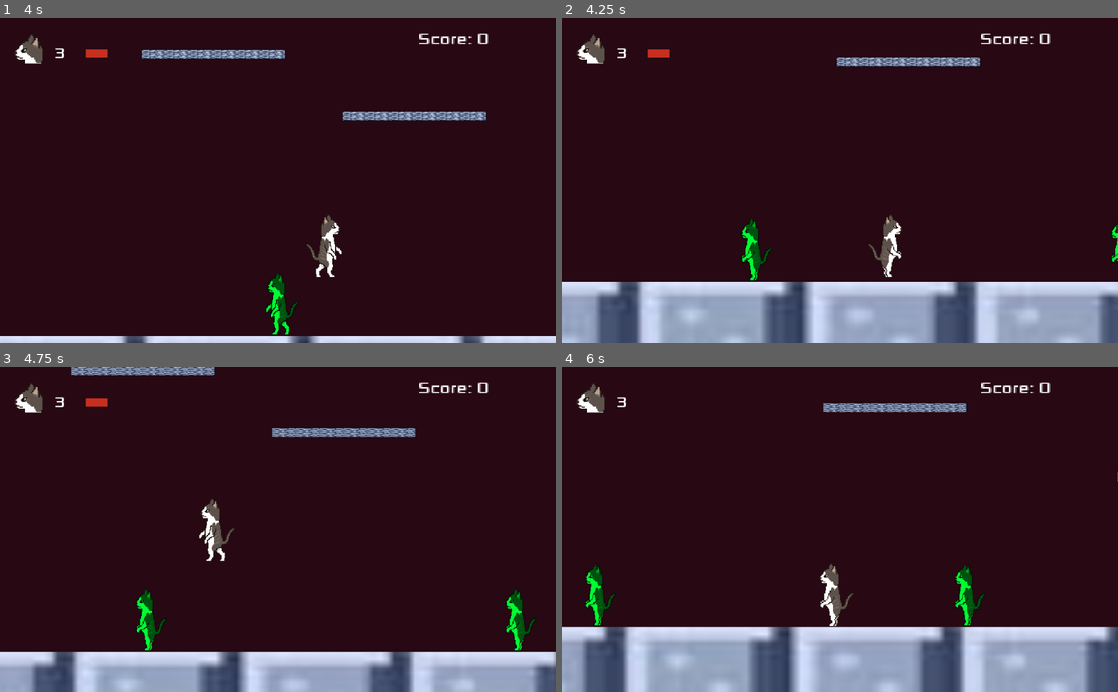
Above: before the commit, frames 1-4 (two rows, left to right).
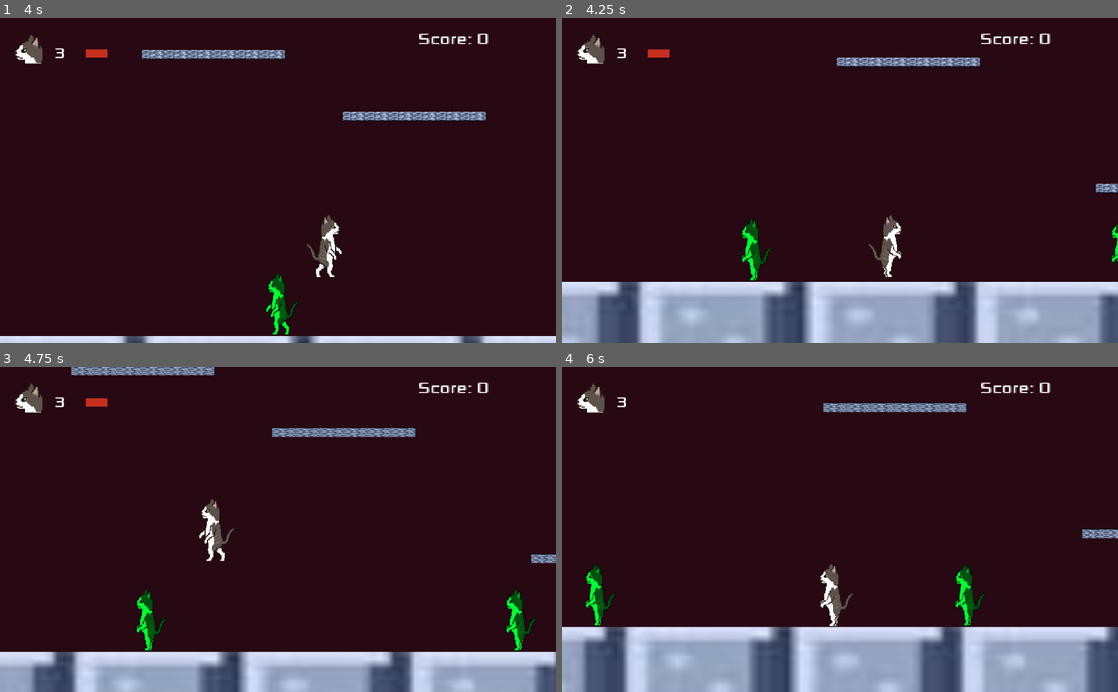
Above: after the commit, the same moments.

Repository: Fergiaco/Bordasvania
Game: Godot game, scene res://Main.tscn
Same seed, same stepped clock (60 frames per second), same inputs: the game is played once before the commit and once after it.
Inputs:
- Up to frame 1 (4 s): hold R 0.53-1.28 s; hold Right (Right) 0.53-2.03 s; tap Space (Jump) at 0.77, 1.52, 3.02, 3.77 s; tap K (Melee) at 1.35 s; tap R at 1.55, 2.3, 2.85 s; hold Left (Left) 2.03-2.78 s; hold L (Projetil) 2.03-2.78 s; hold Right (Right) from 2.78 s (still down); hold R from 3.53 s (still down)
- Up to frame 2 (4.25 s): keep holding Right (Right); keep holding R
- Up to frame 3 (4.75 s): release Right (Right) at 4.28 s; release R at 4.28 s; hold Left (Left) from 4.28 s (still down); tap K (Melee) at 4.35 s; tap Space (Jump) at 4.52 s; tap R at 4.55 s
- Up to frame 4 (6 s): release Left (Left) at 5.03 s; hold Right (Right) 5.03-5.78 s; hold L (Projetil) 5.03-5.78 s; tap R at 5.3, 5.85 s; hold Left (Left) from 5.78 s (still down)

Frame 1 is identical in both runs. In frame 2, 0.1% of the frame differs, in the area x 96-100%, y 50-54%; in frame 3, 0.1%; in frame 4, 0.2%, in the area x 93-100%, y 32-53%.

Commit message:
ajuste cenario

Diff:
--- a/Main.gd
+++ b/Main.gd
@@ -13,6 +13,9 @@
 	player = currentScene.get_node("Bordas")
 
 func _physics_process(delta: float) -> void:
+	if player.hp <= 0:
+		get_tree().change_scene("res://GameOver.tscn")
+
 	if sceneLimit == null:
 		return
 
--- a/Main.tscn
+++ b/Main.tscn
@@ -22,6 +22,7 @@
 font_data = ExtResource( 9 )
 
 [node name="Main" type="Node2D" groups=["Player"]]
+position = Vector2( 1, -4 )
 script = ExtResource( 3 )
 
 [node name="Castelo" type="Node" parent="."]
@@ -45,10 +46,10 @@
 position = Vector2( 1810, 2440 )
 
 [node name="Plataforma2" parent="Castelo/Cenario" instance=ExtResource( 4 )]
-position = Vector2( 323, -48 )
+position = Vector2( -15, -126 )
 
 [node name="Plataforma8" parent="Castelo/Cenario" instance=ExtResource( 4 )]
-position = Vector2( 781, -463 )
+position = Vector2( 776, -418 )
 
 [node name="Plataforma9" parent="Castelo/Cenario" instance=ExtResource( 4 )]
 position = Vector2( 1316, -577 )
@@ -63,7 +64,7 @@
 position = Vector2( 802, 629 )
 
 [node name="Plataforma3" parent="Castelo/Cenario" instance=ExtResource( 4 )]
-position = Vector2( 315, -328 )
+position = Vector2( 321, -283 )
 
 [node name="Plataforma6" parent="Castelo/Cenario" instance=ExtResource( 4 )]
 position = Vector2( -1285, -33 )
@@ -72,7 +73,7 @@
 position = Vector2( -1655, -147 )
 
 [node name="Plataforma4" parent="Castelo/Cenario" instance=ExtResource( 4 )]
-position = Vector2( -743, 95 )
+position = Vector2( -808, 200 )
 
 [node name="Plataforma5" parent="Castelo/Cenario" instance=ExtResource( 4 )]
 position = Vector2( -483, 95 )
@@ -136,7 +137,7 @@
 position = Vector2( -1248, 352 )
 
 [node name="Inimigo3" parent="Castelo" instance=ExtResource( 6 )]
-position = Vector2( -507, 57 )
+position = Vector2( -554, 67 )
 
 [node name="Inimigo4" parent="Castelo" instance=ExtResource( 6 )]
 position = Vector2( 2509, -293 )
--- a/Player/Bordas.tscn
+++ b/Player/Bordas.tscn
@@ -10,13 +10,14 @@
 [node name="Bordas" type="KinematicBody2D"]
 scale = Vector2( 1.00296, 1 )
 script = ExtResource( 1 )
+hp = 7
 
 [node name="Sprite" type="AnimatedSprite" parent="."]
 position = Vector2( 8.97344, 48 )
 scale = Vector2( 0.100953, 0.115093 )
 frames = ExtResource( 2 )
 animation = "Direita"
-frame = 2
+frame = 1
 speed_scale = 1.45
 playing = true
 
